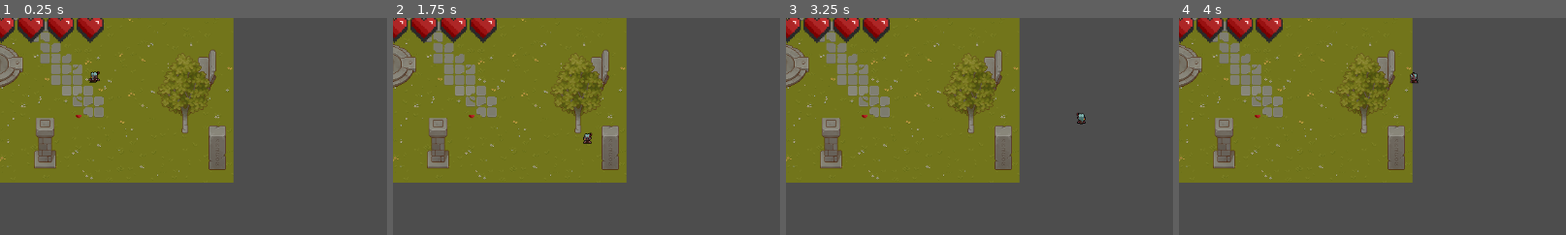
Above: before the commit, frames 1-4 (left to right).
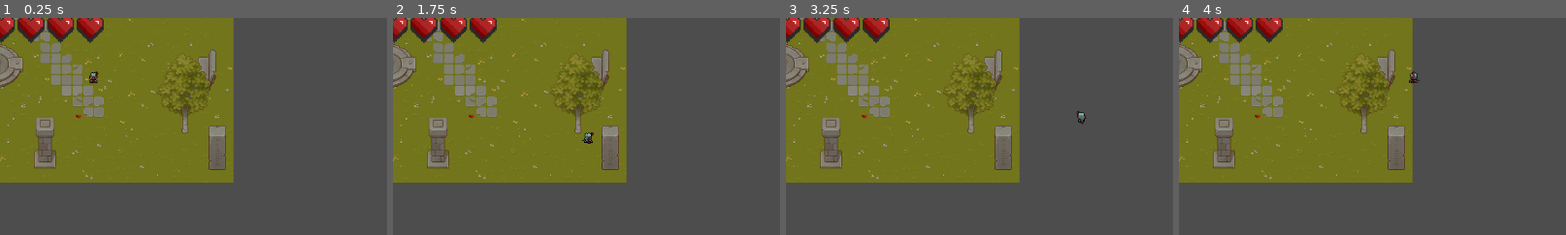
Above: after the commit, the same moments.

Repository: feassis/Metroidvania-Jam
Game: Godot game, scene res://scenes/world.tscn
The game is run twice, just before and just after one commit, with the same random seed, the same clock (stepped at 60 frames per second) and the same inputs.
Inputs:
- Up to frame 1 (0.25 s): no input
- Up to frame 2 (1.75 s): hold Right (move right) 0.53-1.28 s; tap Enter at 1.25 s; hold Down (move down) from 1.28 s (still down)
- Up to frame 3 (3.25 s): release Down (move down) at 2.03 s; hold Right (move right) 2.03-2.78 s; tap Space at 2.75 s; hold Up (move up) from 2.78 s (still down)
- Up to frame 4 (4 s): tap Enter at 3.5 s; release Up (move up) at 3.53 s; hold Left (move left) from 3.53 s (still down)
The pictures show only the part of the screen within x 5-55%, y 0-50%; the shares and areas given below are measured in that part.

The runs differ from the first frame. In frame 1, 0.1% of the frame differs, in the area x 22-26%, y 24-30%; in frame 2, 0.1%; in frame 3, less than 0.1%; in frame 4, less than 0.1%.

Commit message:
Play idle animation if the direction is 0,0

Diff:
--- a/Characters/player/Player.gd
+++ b/Characters/player/Player.gd
@@ -32,6 +32,16 @@
 	if direction == Vector2(0,0):
 		match currentMovement:
 			MoveDir.Up:
+				animManager.play("back idle")
+			MoveDir.Down:
+				animManager.play("front idle")
+			MoveDir.Left:
+				animManager.play("left idle")
+			MoveDir.Right:
+				animManager.play("right idle")
+	else:
+		match currentMovement:
+			MoveDir.Up:
 				animManager.play("back walk")
 			MoveDir.Down:
 				animManager.play("front walk")
@@ -39,16 +49,6 @@
 				animManager.play("left walk")
 			MoveDir.Right:
 				animManager.play("right walk")
-	else:
-		match currentMovement:
-			MoveDir.Up:
-				animManager.play("back idle")
-			MoveDir.Down:
-				animManager.play("front idle")
-			MoveDir.Left:
-				animManager.play("left idle")
-			MoveDir.Right:
-				animManager.play("right idle")
 
 func HandleMovementDirection() -> Vector2:
 	var direction = Vector2(0,0)
